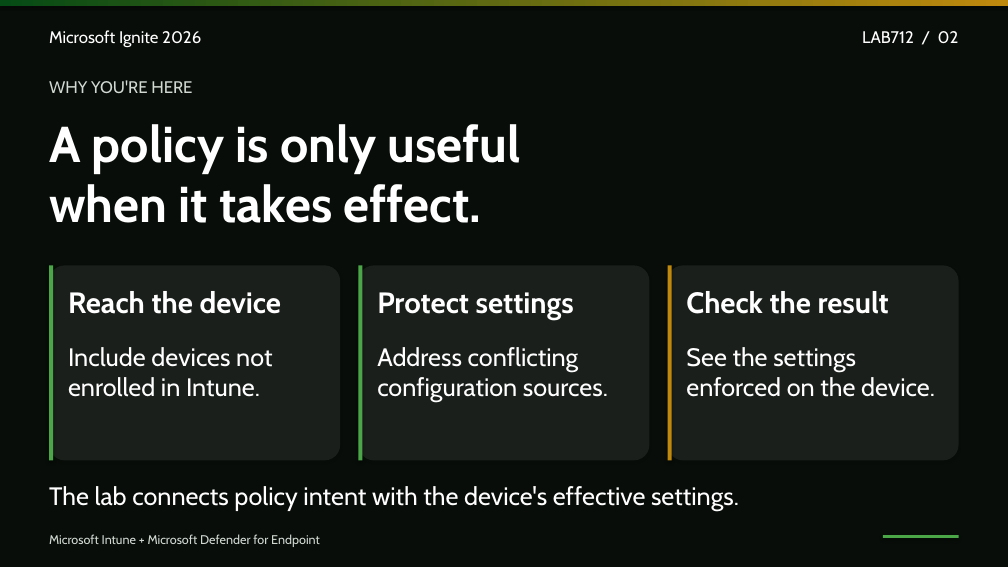
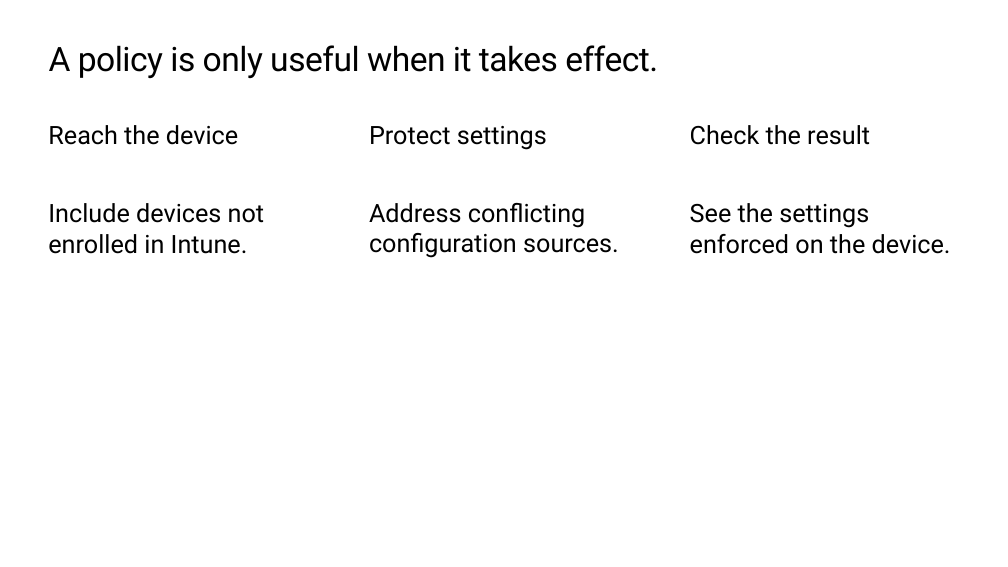
Before and after one commit to microsoft/ignite26-LAB712, a slide deck: slide 2 of docs/slides/LAB712-context-Ignite-2026.pptx. Drawn at 1008x567 pixels with LibreOffice and Linux fonts; fonts in the diff are those of the drawing; background and template pictures are left out. Boxes give left, top, right and bottom in pixels: in the first picture for what was removed or moved away, otherwise in the second. Text is boxed around its words. In the diff, an @@ line names an element or a change of style, - is before the commit and + after.

```diff
--- a/docs/slides/LAB712-context-Ignite-2026.pptx
+++ b/docs/slides/LAB712-context-Ignite-2026.pptx
@@ background #080D09 to #FFFFFF @@
@@ rectangle removed at (0, 0, 1008, 5) @@
@@ title at (49, 45, 658, 78): text changed; size 48 to 32 pt; font Cabin to Roboto; text colour #FFFFFF to #000000; bold off @@
-A policy is only useful
-when it takes effect.
+A policy is only useful when it takes effect.
@@ text removed at (49, 30, 201, 47) @@
-Microsoft Ignite 2026
@@ text removed at (862, 31, 959, 44) @@
-LAB712 / 02
@@ text removed at (49, 80, 192, 93) @@
-WHY YOU'RE HERE
@@ text "Reach the device": place and size @@
-text "Reach the device" at (68, 291, 282, 314)
+text "Reach the device" at (48, 125, 238, 145)
@@ text "Protect settings": place and size @@
-text "Protect settings" at (377, 292, 574, 320)
+text "Protect settings" at (369, 126, 547, 150)
@@ size 28 to 24 pt, font Cabin to Roboto, text colour #FFFFFF to #000000, bold off; more space between paragraphs in 3 elements at (48, 125, 238, 145), (369, 126, 547, 150), (690, 125, 870, 145) @@
@@ text "Check the result": place and size @@
-text "Check the result" at (686, 291, 889, 314)
+text "Check the result" at (690, 125, 870, 145)
@@ text at (48, 203, 265, 254): text changed; font Cabin to Roboto; text colour #FFFFFF to #000000 @@
-Include devices not
-enrolled in Intune.
+Include devices not enrolled in Intune.
@@ text at (369, 203, 619, 258): text changed; font Cabin to Roboto; text colour #FFFFFF to #000000 @@
-Address conflicting
-configuration sources.
+Address conflicting configuration sources.
@@ text at (690, 203, 951, 254): text changed; font Cabin to Roboto; text colour #FFFFFF to #000000 @@
-See the settings
-enforced on the device.
+See the settings enforced on the device.
@@ rounded rectangle removed at (49, 265, 340, 461) @@
@@ rectangle removed at (49, 265, 54, 461) @@
@@ rounded rectangle removed at (358, 265, 650, 461) @@
@@ rectangle removed at (358, 265, 363, 461) @@
@@ rounded rectangle removed at (668, 265, 959, 461) @@
@@ rectangle removed at (668, 265, 672, 461) @@
@@ text removed at (49, 486, 739, 511) @@
-The lab connects policy intent with the device's effective settings.
@@ text removed at (49, 534, 320, 547) @@
-Microsoft Intune + Microsoft Defender for Endpoint
@@ rectangle removed at (883, 535, 959, 538) @@
```
Also in this commit, not shown: 6 other slides changed, 1 slide added, 1 slide removed, 2 other files.
